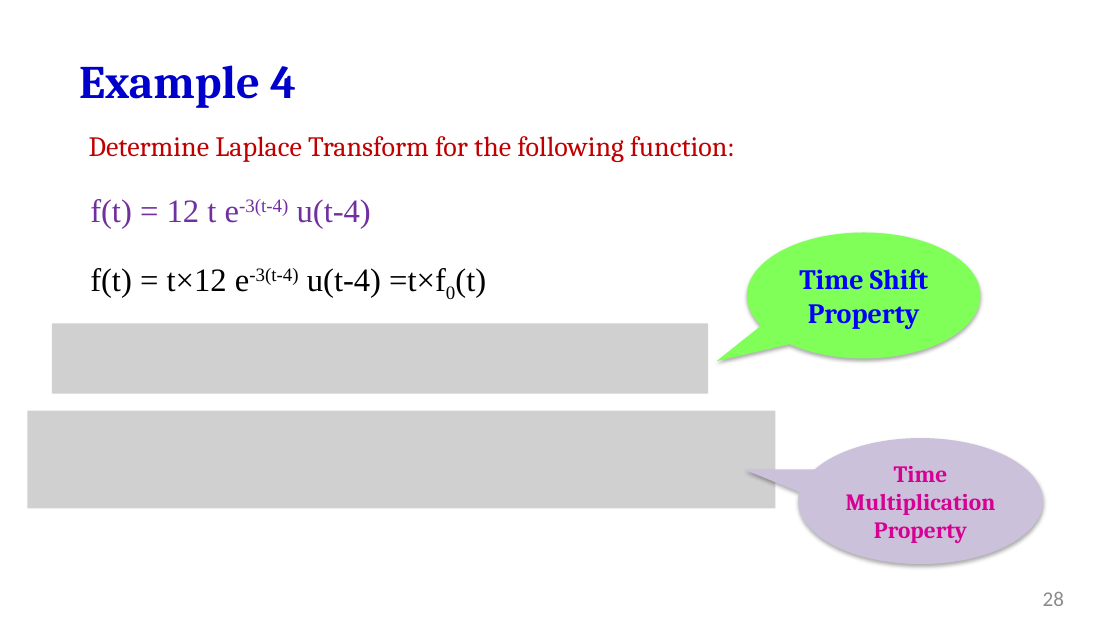
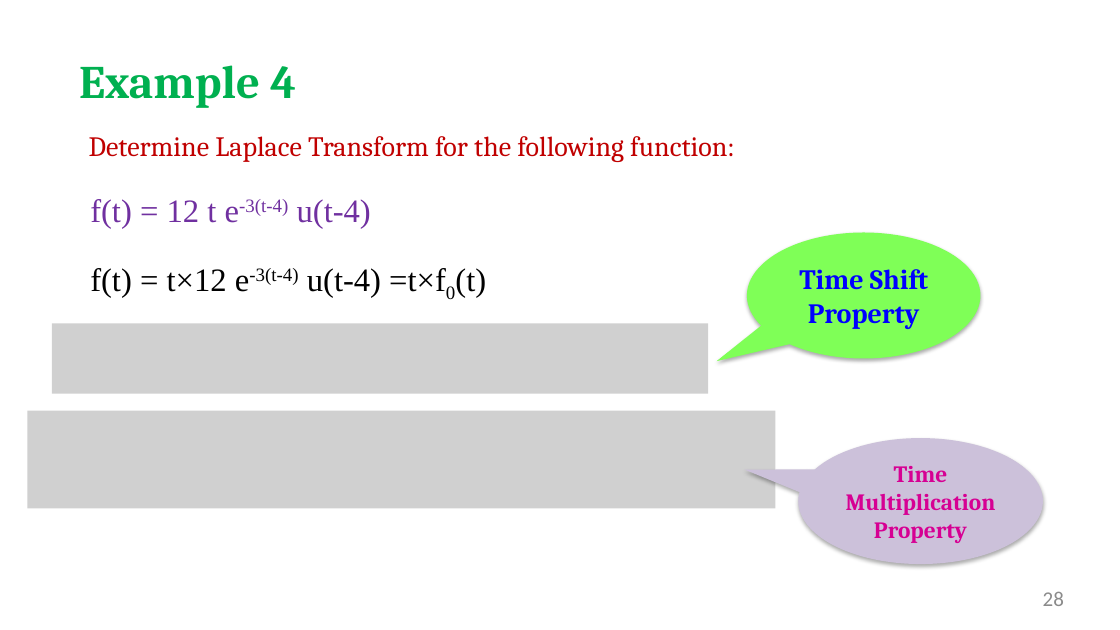
Before and after one commit to salmanrazzaq1993/AUM-WORK, a slide deck: slide 28 of PP WORK/Instructor Version/Week 2/Week 2 lecture 2 LT.pptx. Drawn at 1120x630 pixels with LibreOffice and Linux fonts; fonts in the diff are those of the drawing; grey boxes stand for pictures; background and template pictures are left out. Boxes give left, top, right and bottom in pixels: in the first picture for what was removed or moved away, otherwise in the second. Text is boxed around its words. In the diff, an @@ line names an element or a change of style, - is before the commit and + after.

```diff
--- a/PP WORK/Instructor Version/Week 2/Week 2 lecture 2 LT.pptx
+++ b/PP WORK/Instructor Version/Week 2/Week 2 lecture 2 LT.pptx
@@ text "Example 4" at (79, 65, 296, 108): text colour #0000CC to #00B050 @@
```
Also in this commit, not shown: 4 other slides changed.
